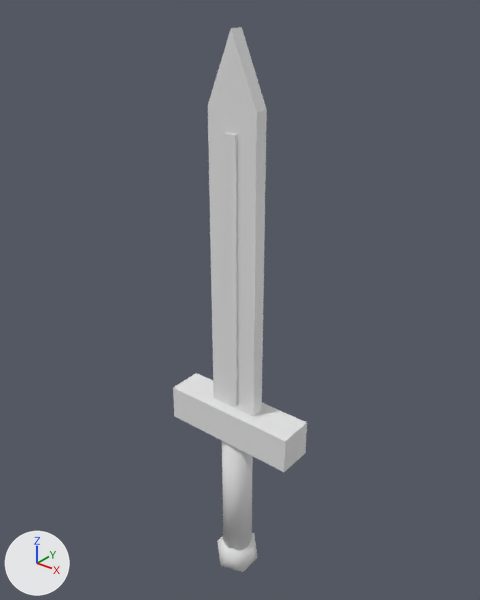
One commit to the glTF model assets/models/items/copper_shortsword.glb: the scene before it, then after it.
One viewpoint serves both versions: a 50 mm lens placed at (0.479, -0.592, 0.598), pointed at (-0.015, 0.024, 0.216). Arrows for +X, +Y and +Z are at lower left; the lights stay in place. The picture after the commit comes second. Vertices at exactly the same position are counted once.

Names of what the first picture shows: 'copper_shortsword_v0'.
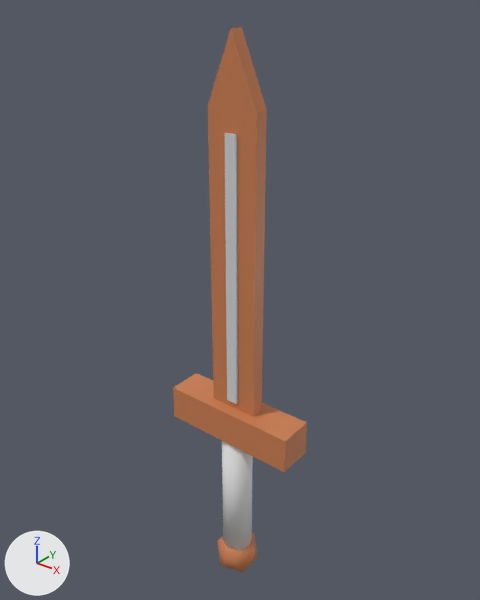
What differs and where, as boxes (x1, y1, x2, y2) in the pictures (480 x 600 px):
part 1 of me_copper_shortsword_v0, recoloured (white to orange): (173, 27, 307, 572) in both
part 2 of me_copper_shortsword_v0, recoloured: (224, 133, 238, 404) in both

What the commit changed:
me_copper_shortsword_v0 has 54 vertices, 88 faces and spans x -0.098..0.098, y -0.03..0.03, z -0.235..0.55.
me_copper_shortsword_v0 is used by ob_copper_shortsword_v0; location (0.0, 0.0, 0.0).
me_copper_shortsword_v0 part 1: 48 faces centred in x -0.098..0.098, y -0.026..0.026, z -0.222..0.523 are repainted in the vertex colours; the middle colour goes from white #ffffff to orange #e08c5a.
me_copper_shortsword_v0 part 2: 12 faces centred in x -0.008..0.008, y -0.012..0.012, z 0.08..0.44 are repainted in the vertex colours; the middle colour goes from white #ffffff to white #e8ecf0.
